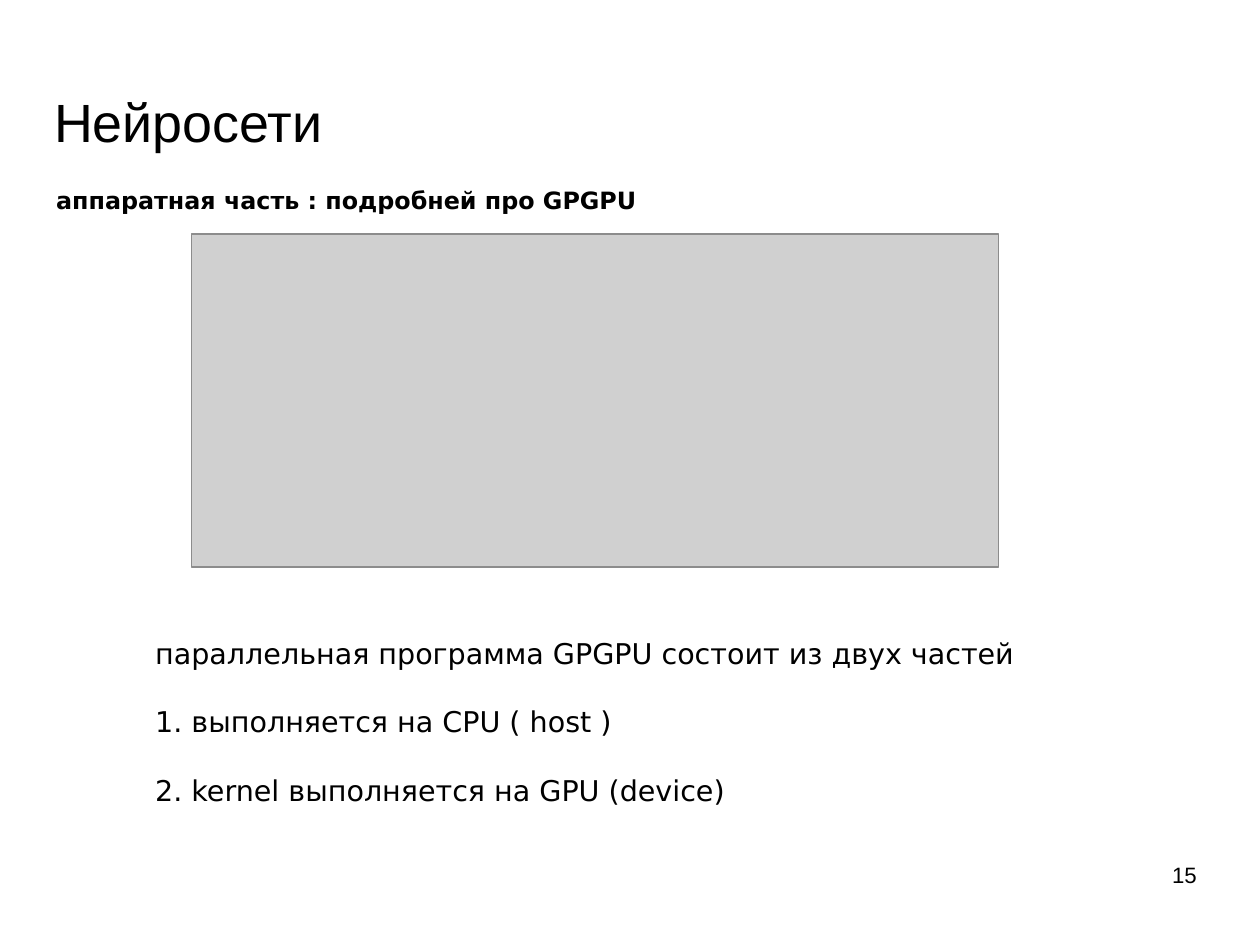
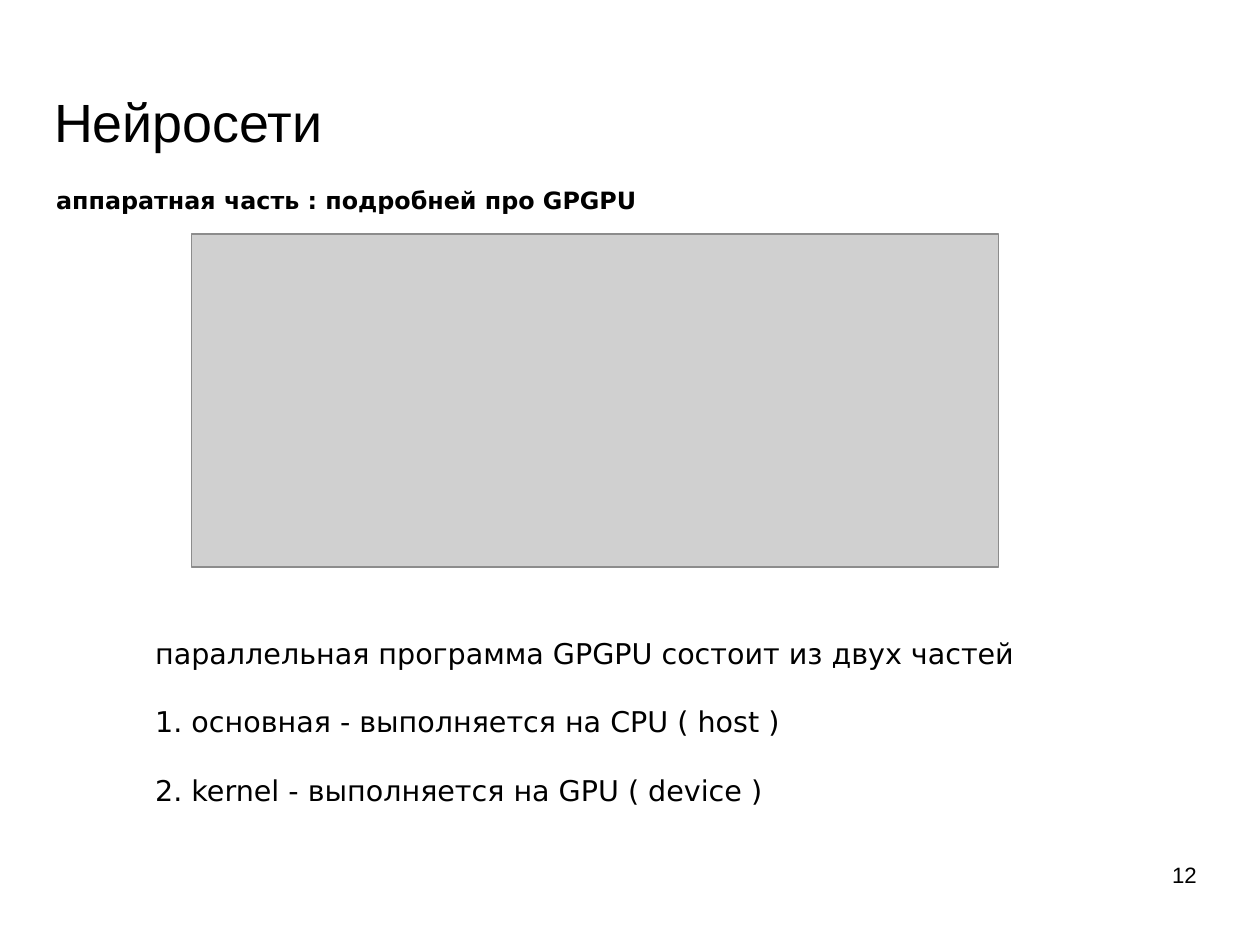
Before and after one commit to mechanoid5/ml_lectorium_legacy, a slide deck: slide 12 of 19-tech-stack-tf.odp (slide 15 before the commit). Drawn at 1260x945 pixels with LibreOffice and Linux fonts; fonts in the diff are those of the drawing; grey boxes stand for pictures; background and template pictures are left out. Boxes give left, top, right and bottom in pixels: in the first picture for what was removed or moved away, otherwise in the second. Text is boxed around its words. In the diff, an @@ line names an element or a change of style, - is before the commit and + after.

```diff
--- a/19-tech-stack-tf.odp
+++ b/19-tech-stack-tf.odp
@@ text at [155, 710, 760, 802]: text changed @@
-1. выполняется на CPU ( host )
-2. kernel выполняется на GPU (device)
+1. основная - выполняется на CPU ( host )
+2. kernel - выполняется на GPU ( device )
@@ page number at [1172, 867, 1197, 883]: text changed @@
-15
+12
```
Also in this commit, not shown: 9 other slides changed, 8 slides added, 2 slides removed.
